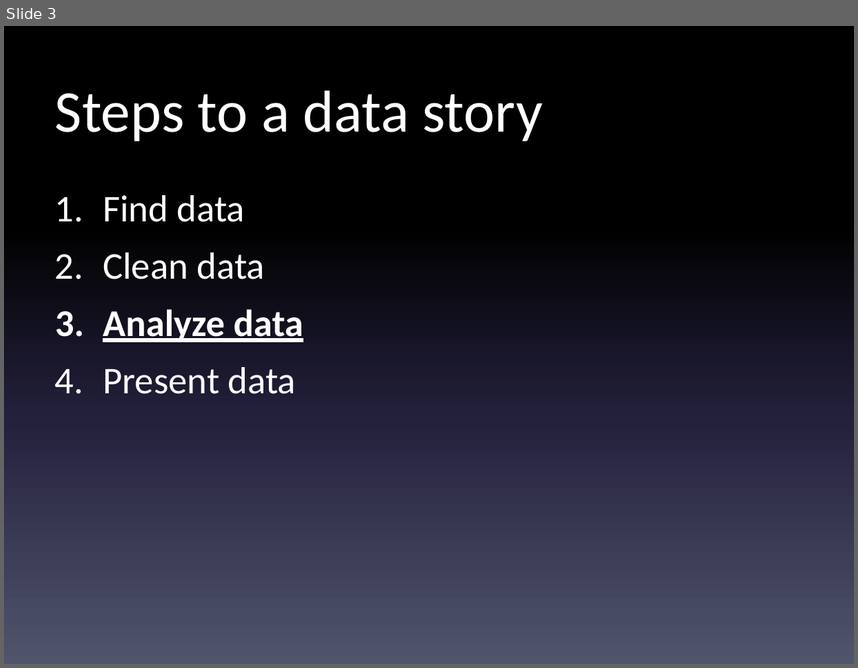
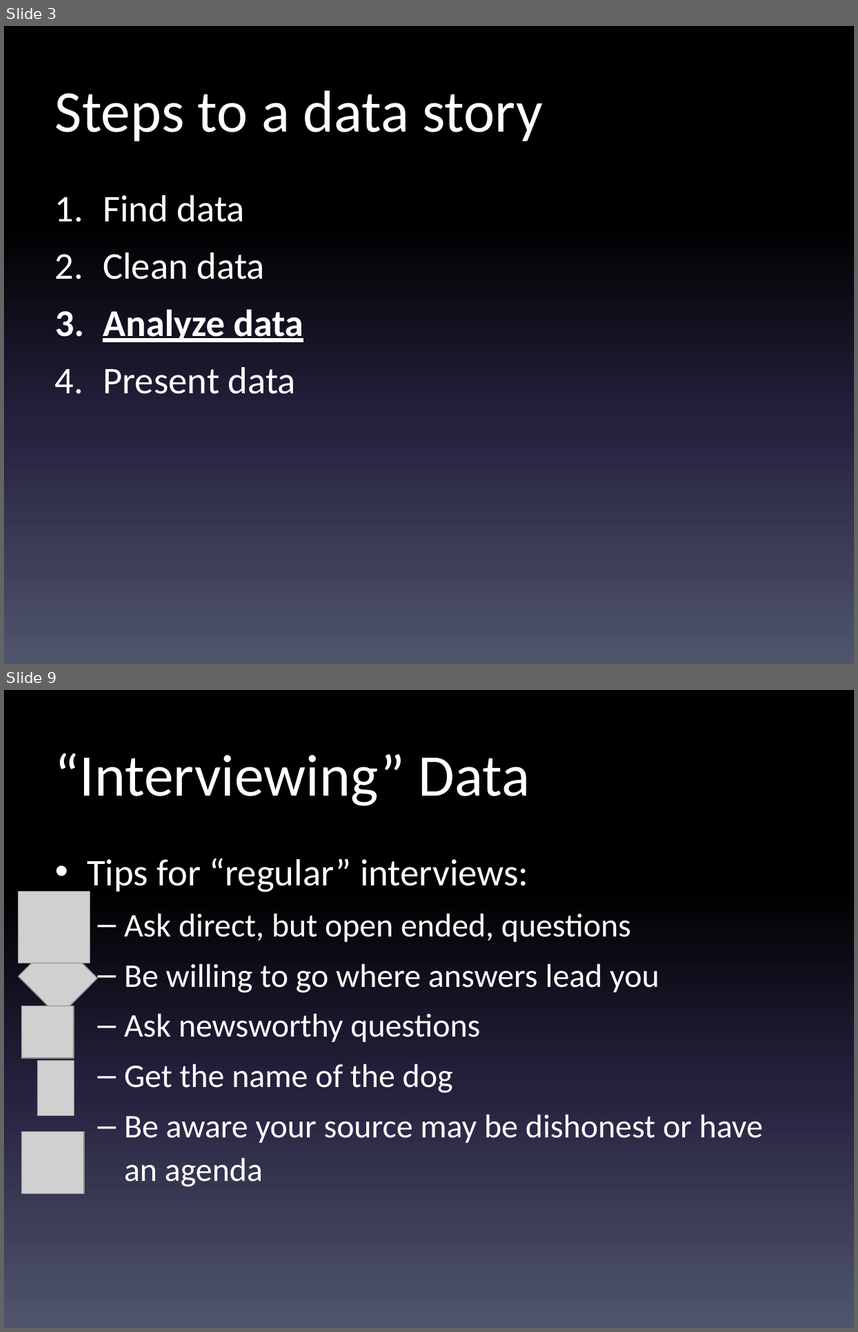
Before and after one commit to shmcminn/digitalframeworks-spring19, a slide deck: class5/digitalframeworks-5.pptx. Shown one above the other, each under a label of ours: slide 3 before the commit, slides 3 and 9 after it; the slides between them are not shown. The pictures are 858x668 and 858x1332 pixels, drawn with LibreOffice and Linux fonts; fonts in the diff are those of the drawing; grey boxes stand for pictures. Boxes give left, top, right and bottom in pixels: in the first picture for what was removed or moved away, otherwise in the second. Text is boxed around its words. In the diff, an @@ line names an element or a change of style, - is before the commit and + after.

```diff
--- a/class5/digitalframeworks-5.pptx
+++ b/class5/digitalframeworks-5.pptx
@@ slide 9 added at [4, 690, 854, 1328], background gradient #000000 to #24213E to #51566D @@
@@ title added at [55, 753, 530, 806], 50 pt, text #FFFFFF @@
+“Interviewing” Data
@@ text added at [87, 858, 763, 1187], 28 pt, text #FFFFFF @@
+• Tips for “regular” interviews:
+  – Ask direct, but open ended, questions
+  – Be willing to go where answers lead you
+  – Ask newsworthy questions
+  – Get the name of the dog
+  – Be aware your source may be dishonest or have an agenda
@@ picture added at [18, 891, 90, 963] @@
@@ picture added at [18, 938, 98, 1017] @@
@@ picture added at [22, 1005, 74, 1057] @@
@@ picture added at [37, 1061, 74, 1116] @@
@@ picture added at [22, 1131, 84, 1193] @@
```
Also in this commit, not shown: 1 slide changed, 14 other slides added, 6 other files.
